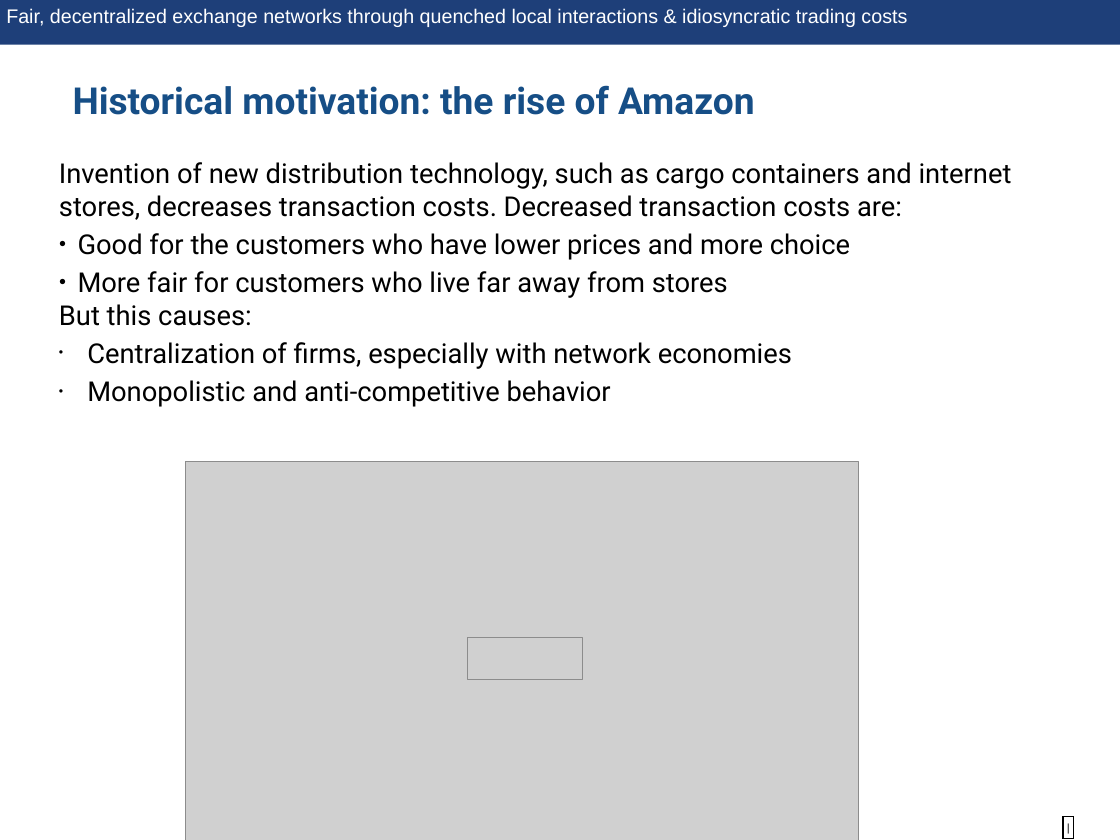
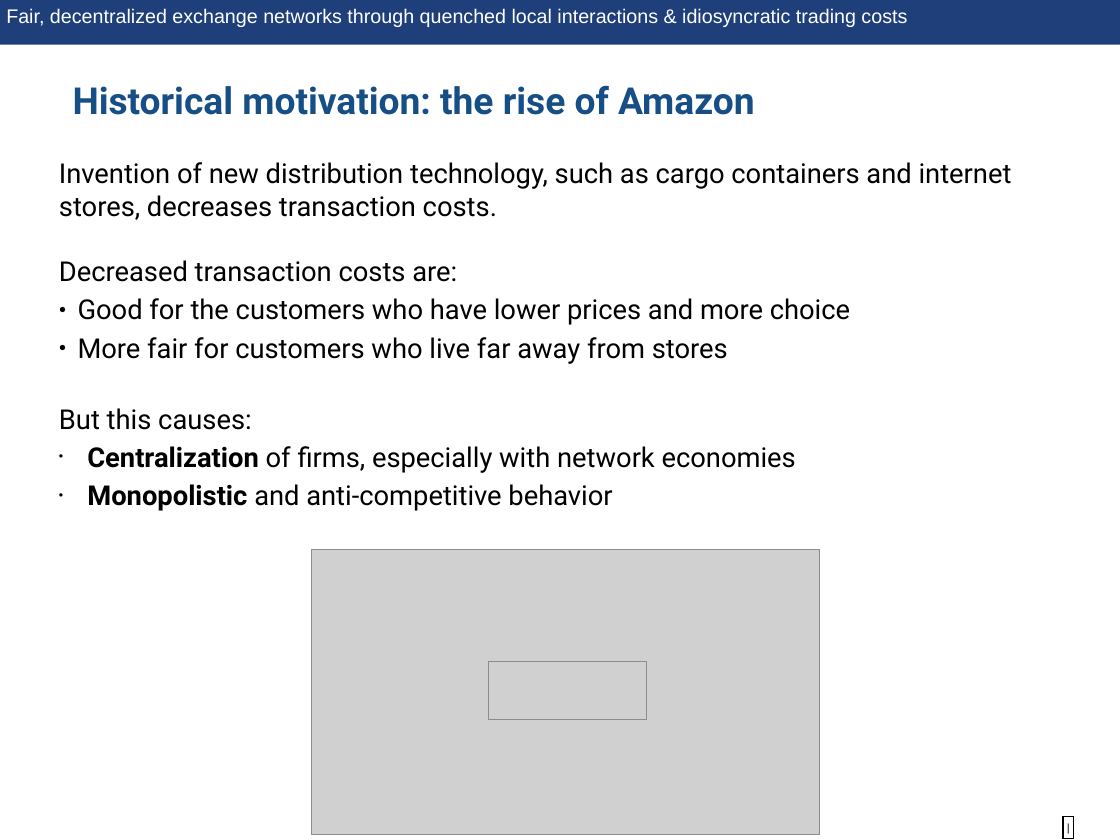
Before and after one commit to nate9799/KrepsScheinkmanModel, a slide deck: slide 3 of writing/talk/decentralization_tax_presentation.pptx. Drawn at 1120x840 pixels with LibreOffice and Linux fonts; fonts in the diff are those of the drawing; grey boxes stand for pictures. Boxes give left, top, right and bottom in pixels: in the first picture for what was removed or moved away, otherwise in the second. Text is boxed around its words. In the diff, an @@ line names an element or a change of style, - is before the commit and + after.

Commit message:
changed some things, especially with model.py's taxation.

```diff
--- a/writing/talk/decentralization_tax_presentation.pptx
+++ b/writing/talk/decentralization_tax_presentation.pptx
@@ text at (x1=59, y1=162, x2=1012, y2=282): text changed @@
-Invention of new distribution technology, such as cargo containers and internet stores, decreases transaction costs. Decreased transaction costs are:
+Invention of new distribution technology, such as cargo containers and internet stores, decreases transaction costs.
+Decreased transaction costs are:
@@ text at (x1=87, y1=446, x2=796, y2=511): bold on in "Centralization", "Monopolistic" @@
@@ picture resized from (x1=186, y1=462, x2=859, y2=840) to (x1=312, y1=550, x2=819, y2=835) @@
@@ picture resized from (x1=468, y1=638, x2=583, y2=680) to (x1=488, y1=662, x2=647, y2=719) @@
```
Also in this commit, not shown: 4 other slides changed, 4 slides added, 1 slide removed, 50 other files.
